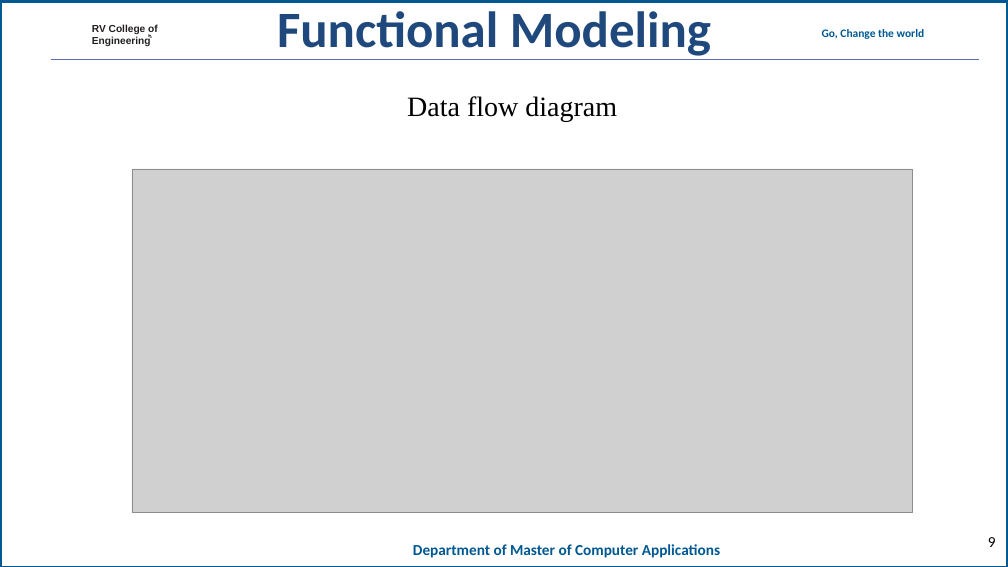
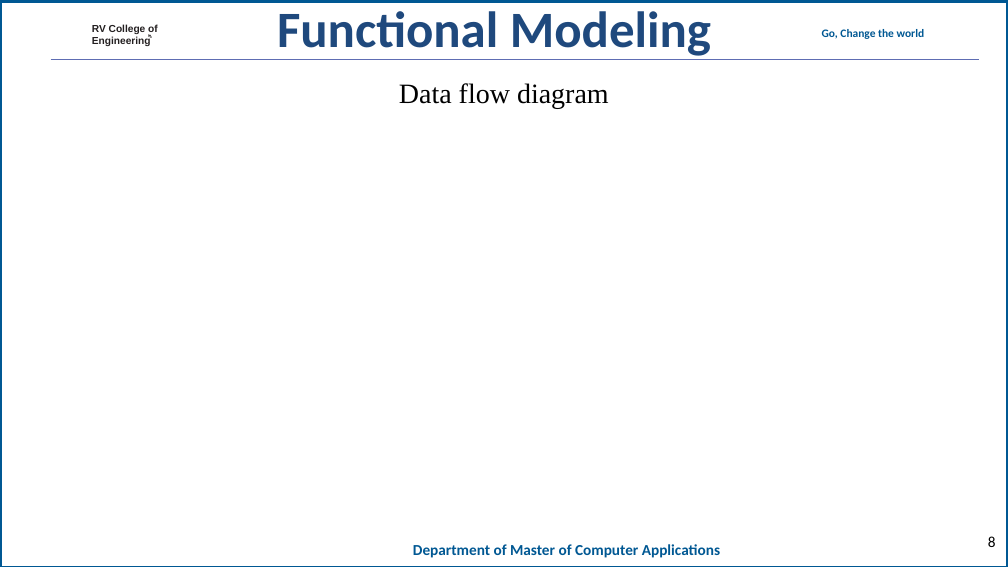
Before and after one commit to mohanrockz/Minor-Project, a slide deck: slide 8 of 20mca36-Minor Project_Phase 2_template11.ppt (slide 9 before the commit). Drawn at 1008x567 pixels with LibreOffice and Linux fonts; fonts in the diff are those of the drawing; grey boxes stand for pictures; background and template pictures are left out. Boxes give left, top, right and bottom in pixels: in the first picture for what was removed or moved away, otherwise in the second. Text is boxed around its words. In the diff, an @@ line names an element or a change of style, - is before the commit and + after.

```diff
--- a/20mca36-Minor Project_Phase 2_template11.ppt
+++ b/20mca36-Minor Project_Phase 2_template11.ppt
@@ text "Data flow diagram" moved from (x1=407, y1=96, x2=617, y2=122) to (x1=399, y1=83, x2=609, y2=109) @@
@@ picture removed at (x1=132, y1=169, x2=913, y2=513) @@
@@ page number at (x1=988, y1=536, x2=996, y2=547): text changed @@
-9
+8
```
Also in this commit, not shown: 2 other slides changed, 1 slide added, 3 slides removed.
